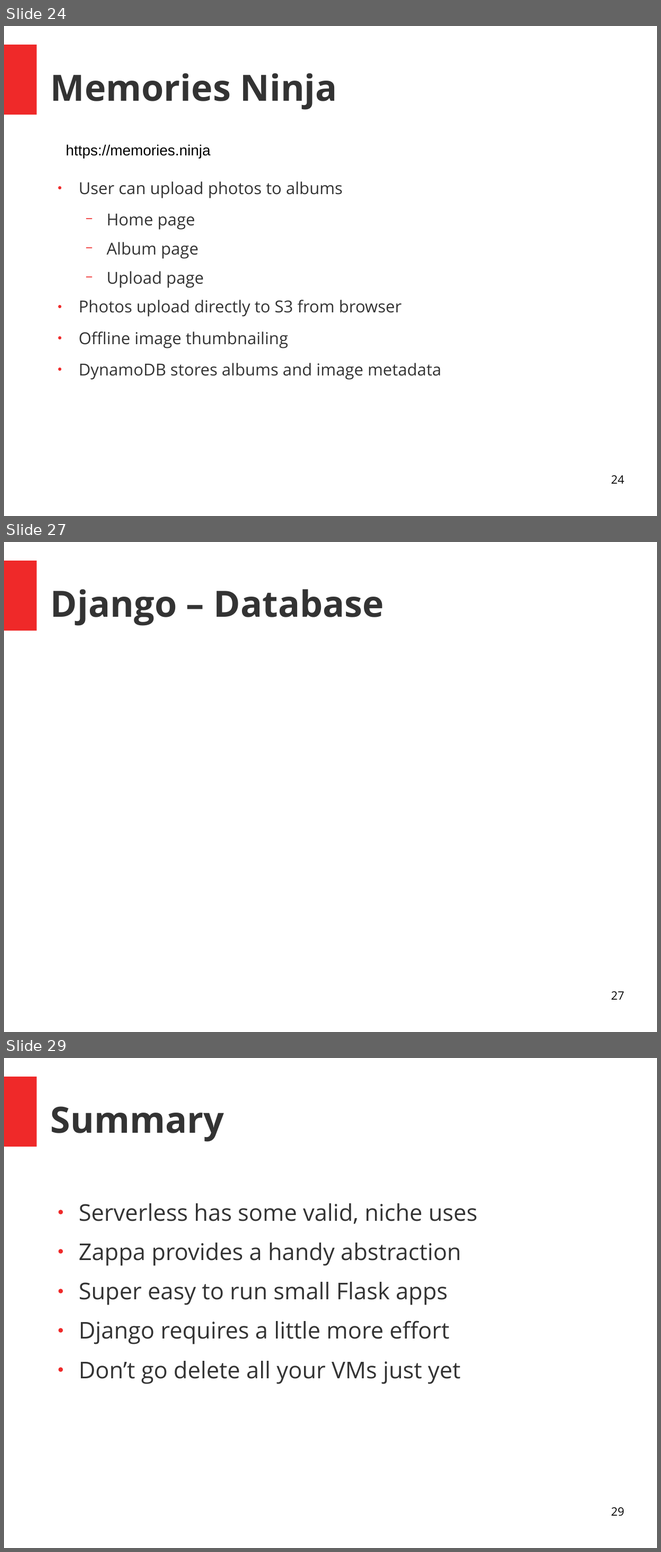
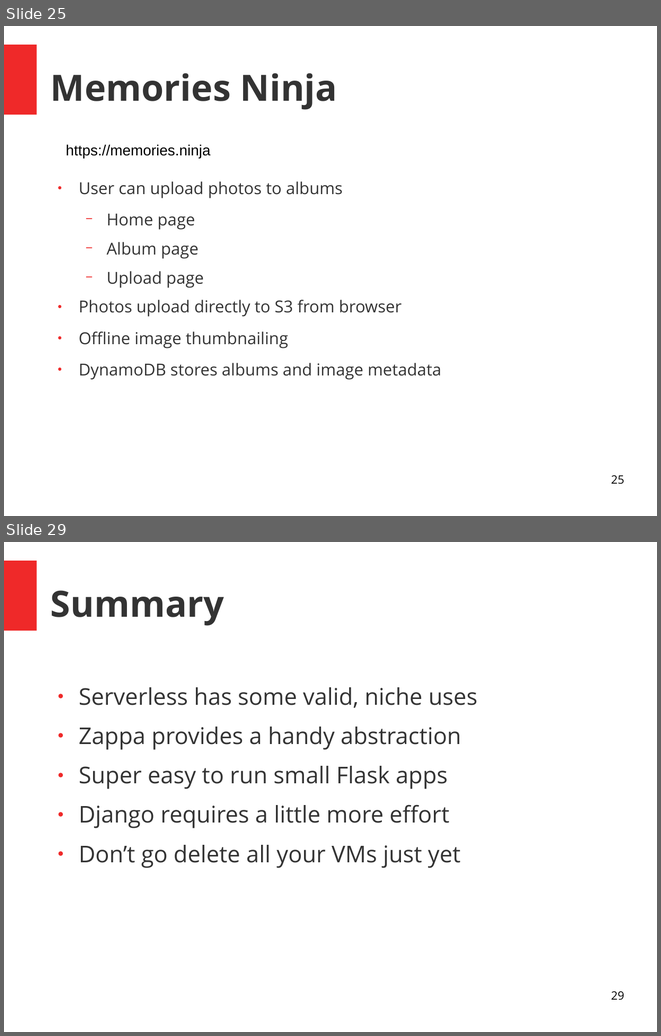
Before and after one commit to MattSegal/zappa-talk, a slide deck: presentation.odp. Shown one above the other, each under a label of ours: slides 24, 27 and 29 before the commit, slides 25 and 29 after it; the slides between them are not shown. The pictures are 661x1552 and 661x1036 pixels, drawn with LibreOffice and Linux fonts; fonts in the diff are those of the drawing. Boxes give left, top, right and bottom in pixels: in the first picture for what was removed or moved away, otherwise in the second. Text is boxed around its words. In the diff, an @@ line names an element or a change of style, - is before the commit and + after.

```diff
--- a/presentation.odp
+++ b/presentation.odp
@@ slide 27 removed at (4, 542, 657, 1032), background #FFFFFF; not listed: 1 template element that a slide beside it also shows @@
@@ title removed at (51, 589, 384, 626) @@
-Django – Database
@@ page number removed at (611, 991, 624, 999) @@
-27
@@ what was slide 24 is now slide 25 @@
@@ page number at (611, 475, 624, 484): text changed @@
-24
+25
```
Also in this commit, not shown: 10 slides changed, 5 slides added, 4 other slides removed, 1 other file.
